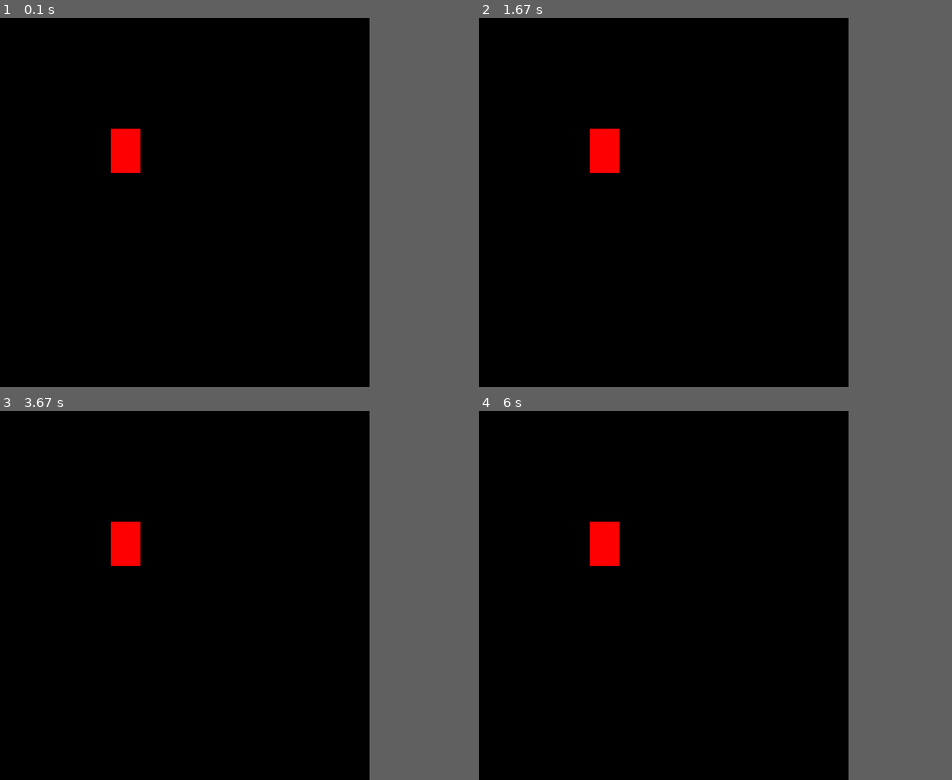
Above: before the commit, frames 1-4 (two rows, left to right).
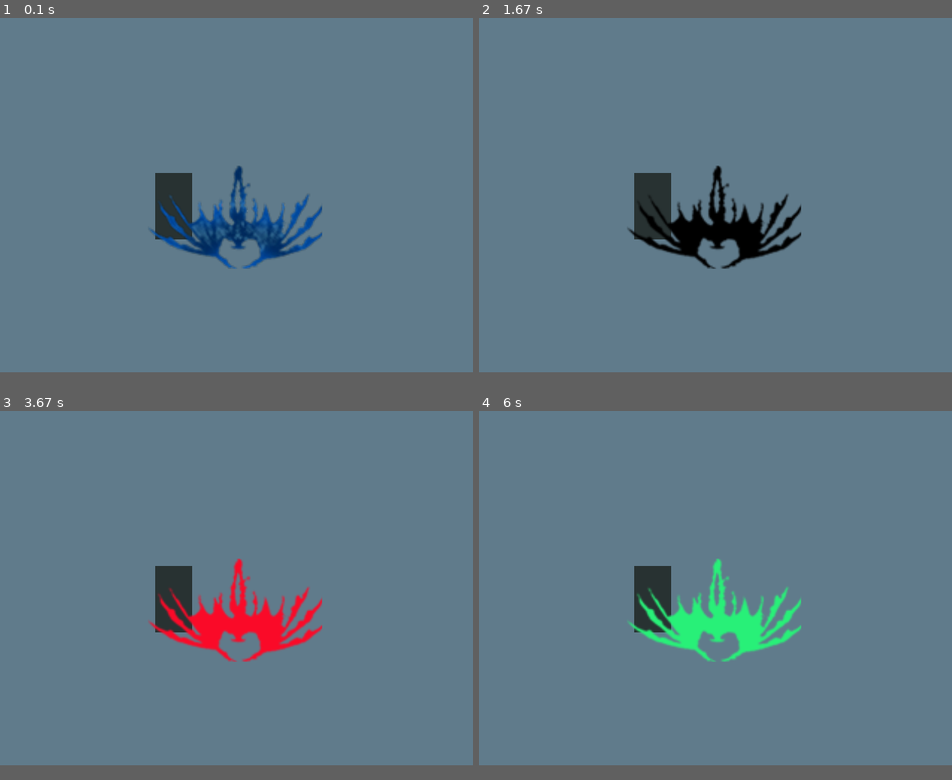
Above: after the commit, the same moments.

Repository: gazapus/GuardianHell---pygame
Game: pygame game, started from jumptest.py
The game is run twice, just before and just after one commit, with the same random seed, the same clock (stepped at 60 frames per second) and the same inputs.
Inputs:
- Up to frame 1 (0.1 s): no input
- Up to frame 2 (1.67 s): tap F at 0.33, 1.07, 1.37 s; tap G at 0.67 s
- Up to frame 3 (3.67 s): hold H 1.83-2.3 s; tap F at 1.9, 2.2 s; tap G at 3.4 s
- Up to frame 4 (6 s): tap G at 4.57, 4.97, 5.27 s; tap F at 4.65 s; tap H at 5.97 s
In our replay, the window is 500x500 before the commit and 640x480 after it. These sizes can differ from the game's own. Grey fills any space a smaller window leaves; there, only what the larger window draws over its background counts as a difference.

The runs differ from the first frame. In frame 1, 75% of the frame differs, in the area x 0-79%, y 0-96%; in frame 2, 73%; in frame 3, 75%; in frame 4, 75%.

Commit message:
keep moving!

Diff:
--- a/DemonFactory.py
+++ b/DemonFactory.py
@@ -2,12 +2,14 @@
 from demon import Demon
 
 class DemonFactory(pygame.sprite.Group):
-     def __init__(self, quantity, demonPathImage, demonFallPathImage, speedX, speedY, lives, maxInterval):
+     def __init__(self, demonsQuantity, demonsInterval, widthScreen, heightScreen,
+               demonPathImage, demonFallPathImage, speedX, speedY, resistance, fallToHit, points):
+
           pygame.sprite.Group.__init__(self)
-          pos_x = 400
-          pos_y = 600
-          for i in range(quantity):
-               demon = Demon((pos_x, pos_y), demonPathImage, demonFallPathImage, [speedX, speedY], lives)
+          pos_x = widthScreen/2    #todos los primeros demonios partiran de la mitad de la coordenada x
+          pos_y = heightScreen + 200    #todos los primeros demonios partiran 200px mas abajos de la cordenada y
+          for i in range(demonsQuantity):
+               demon = Demon((pos_x, pos_y), demonPathImage, demonFallPathImage, speedX, speedY, resistance, fallToHit, points)
                self.add(demon)
-               pos_x = random.randint(round(demon.rect.width/2), 800 - round(demon.rect.width/2))
-               pos_y = random.randint(pos_y, pos_y + maxInterval)
+               pos_x = random.randint(round(demon.rect.width/2), widthScreen - round(demon.rect.width/2))
+               pos_y = random.randint(pos_y, pos_y + demonsInterval)
--- a/TextOnScreen.py
+++ b/TextOnScreen.py
@@ -16,3 +16,8 @@
           self.value += value
           fullText = self.textOriginal + str(self.value)
           self.text = self.font.render(fullText, True, self.color)
+
+     def setValue(self, _value):
+          self.value = _value
+          fullText = self.textOriginal + str(self.value)
+          self.text = self.font.render(fullText, True, self.color)
--- a/demon.py
+++ b/demon.py
@@ -1,29 +1,66 @@
 import pygame
+from threading import Timer
 
 class Demon(pygame.sprite.Sprite):
-     def __init__(self, startingPosition, demonImagePath, demonFallImagePath, speed, resistance):
+     def __init__(self, startingPosition, demonFlyImagePath, demonFallImagePath, speedX, speedY, _resistance, _fallToHit, _points):
           pygame.sprite.Sprite.__init__(self)
-          self.image = pygame.image.load(demonImagePath)
-          self.fallingImage = pygame.image.load(demonFallImagePath)
+          self.flyImage = pygame.image.load(demonFlyImagePath).convert_alpha()   #imagen de vuelo
+          self.image = self.flyImage
+          self.flyImageHit = self.fill(demonFlyImagePath)
+          self.fallingImage = pygame.image.load(demonFallImagePath).convert_alpha()   #imagen de caida
           self.rect = self.image.get_rect()
           self.rect.center = startingPosition
-          self.speed = speed
-          self.resistance = resistance
+          self.originalSpeedX = speedX  #velocidad en el eje x
+          self.originalSpeedY = speedY  #velocidad en el eje y
+          self.speed = [speedX, speedY]
+          self.resistance = _resistance  #cantidad de golpes normales necesarios para morir
+          self.fallToHit = _fallToHit
           self.falling = False
-          self.pointsShot = 10
+          self.points = _points     #cantidad de puntos que otorga al morir
 
      def update(self):
           if(self.rect.left <= 0 or self.rect.right >= 800):
                self.speed[0] = -self.speed[0]
           self.rect.move_ip(self.speed)
 
-     def getAttack(self):
+     def fill(self, imagePath):
+          image = pygame.image.load(imagePath).convert_alpha()
+          w, h = image.get_size()
+          for x in range(w):
+               for y in range(h):
+                    a = image.get_at((x, y))[3]
+                    image.set_at((x, y), pygame.Color(250,250,250,a))
+          return image
+
+     def getAttack(self, hitDamage):
           points = 0
-          if(not self.falling):
-               self.speed[1] = self.speed[1] * 1.5
-               self.speed[1] = - self.speed[1]
-               self.speed[0] = 0
-               self.falling = True
-               self.image = self.fallingImage
-               points = self.pointsShot
+          if(self.resistance > 0 and not self.falling):
+               self.resistance -= hitDamage
+               if(self.resistance <= 0):
+                    self.fall()
+                    points = self.points
+               elif(self.fallToHit):
+                    self.fall()
+                    timerturnBackFly = Timer(1, self.turnBackFly)
+                    timerturnBackFly.start()
+               else:
+                    self.speed[1] = self.originalSpeedY - round(self.originalSpeedY/2)
+                    self.image = self.flyImageHit
+                    delayTimer = Timer(0.1, self.delayByHit)
+                    delayTimer.start()
           return points
+
+     def delayByHit(self):
+          self.speed[1] = self.originalSpeedY
+          self.image = self.flyImage
+
+     def turnBackFly(self):
+          self.falling = False
+          self.speed[1] = self.originalSpeedY
+          self.speed[0] = self.originalSpeedX
+          self.image = self.flyImage
+
+     def fall(self):
+          self.falling = True
+          self.speed = [0, 5]
+          self.image = self.fallingImage
--- /dev/null
+++ b/guardiancopy.py
@@ -0,0 +1,64 @@
+import pygame, time
+from threading import Thread
+from threading import Timer
+
+class Guardian(pygame.sprite.Sprite):
+        def __init__(self, startingPosition, lives):
+                pygame.sprite.Sprite.__init__(self)
+                self.rightImage =  pygame.image.load('guardian-r.png')
+                self.leftImage =  pygame.image.load('guardian-l.png')
+                self.leftAttackImage = pygame.image.load('guardian-l-a.png')
+                self.rightAttackImage = pygame.image.load('guardian-r-a.png')
+                self.image = self.rightImage
+                self.rect = self.image.get_rect()
+                self.rect.center = startingPosition
+                self.lives = lives
+                self.isAttacking = False
+                self.directionRight = False
+                self.isJumping = False
+                self.isResting = False
+                self.jumpCount = 12
+
+        def moveRight(self, max):
+                if(self.rect.right < max):
+                        self.rect.x += 7
+                        self.image = self.rightImage
+                        self.directionRight = True
+
+        def moveLeft(self, min):
+                if(self.rect.left > min):
+                        self.rect.x -= 7
+                        self.image = self.leftImage
+                        self.directionRight = False
+
+        def jump(self):
+                if(not self.isJumping):
+                        self.isJumping = True
+
+        def update(self):
+                if(self.isJumping and not self.isResting):
+                        if self.jumpCount >= -12:
+                                self.rect.y -= (self.jumpCount * abs(self.jumpCount))*0.1
+                                self.jumpCount -= 1
+                        else:
+                                self.jumpCount = 12
+                                self.isJumping = False
+                                self.isResting = True
+                                restTime = Timer(0.2, self.finishBreak)
+                                restTime.start()
+                if(self.isAttacking):
+                        self.image = self.rightAttackImage if self.directionRight else self.leftAttackImage
+                else:
+                        self.image = self.rightImage if self.directionRight else self.leftImage
+
+        def finishBreak(self):
+                self.isResting = False
+
+        def noAttack(self):
+                self.isAttacking = False
+
+        def attack(self):
+                if(not self.isAttacking):
+                        self.isAttacking = True
+                        timeAttack = Timer(0.2, self.noAttack)
+                        timeAttack.start()
--- /dev/null
+++ b/guardiancopy2.py
@@ -0,0 +1,76 @@
+import pygame, time
+from threading import Thread
+from threading import Timer
+
+class Guardian(pygame.sprite.Sprite):
+        def __init__(self, startingPosition, lives, initialPoints):
+                pygame.sprite.Sprite.__init__(self)
+                self.rightImage =  pygame.image.load('guardian-r.png')
+                self.leftImage =  pygame.image.load('guardian-l.png')
+                self.leftAttackImage = pygame.image.load('guardian-l-a.png')
+                self.rightAttackImage = pygame.image.load('guardian-r-a.png')
+                self.image = self.rightImage
+                self.rect = self.image.get_rect()
+                self.rect.center = startingPosition
+                self.lives = lives
+                self.isAttacking = False
+                self.directionRight = False
+                self.isJumping = False
+                self.isResting = False
+                self.jumpCount = 12
+                self.isRestingAttack = False
+                self.damageHit = 1
+                self.points = initialPoints
+
+        def moveRight(self, max):
+                if(self.rect.right < max and not self.isAttacking):
+                        self.rect.x += 7
+                        self.image = self.rightImage
+                        self.directionRight = True
+
+        def moveLeft(self, min):
+                if(self.rect.left > min and not self.isAttacking):
+                        self.rect.x -= 7
+                        self.image = self.leftImage
+                        self.directionRight = False
+
+        def jump(self):
+                if(not self.isJumping):
+                        self.isJumping = True
+
+        def update(self):
+                if(self.isJumping and not self.isResting):
+                        if self.jumpCount >= -12:
+                                self.rect.y -= (self.jumpCount * abs(self.jumpCount))*0.1
+                                self.jumpCount -= 1
+                        else:
+                                self.jumpCount = 12
+                                self.isJumping = False
+                                self.isResting = True
+                                restTime = Timer(0.2, self.finishBreak)
+                                restTime.start()
+                if(self.isAttacking):
+                        self.image = self.rightAttackImage if self.directionRight else self.leftAttackImage
+                else:
+                        self.image = self.rightImage if self.directionRight else self.leftImage
+
+        def finishBreak(self):
+                self.isResting = False
+
+        def finishBreakAttack(self):
+                self.isRestingAttack = False
+
+        def finishAttack(self):
+                self.isAttacking = False
+                self.isRestingAttack = True
+                restTimeAttack = Timer(0.3, self.finishBreakAttack)
+                restTimeAttack.start()
+
+        def attack(self, demonsAttacked):
+                if(not self.isRestingAttack and not self.isAttacking):
+                        self.isAttacking = True
+                        timeAttack = Timer(0.2, self.finishAttack)
+                        timeAttack.start()
+                        if(demonsAttacked):
+                                for demon in demonsAttacked:
+                                        self.points += demon.getAttack(self.damageHit)
--- a/jumptest.py
+++ b/jumptest.py
@@ -1,54 +1,51 @@
-import pygame
-pygame.init()
+import sys
+import pygame as pg
 
-win = pygame.display.set_mode((500,500))
-pygame.display.set_caption("First Game")
 
-x = 150
-y = 150
-width = 40
-height = 60
-vel = 10
+def fill(surface, color):
+    """Fill all pixels of the surface with color, preserve transparency."""
+    w, h = surface.get_size()
+    r, g, b, _ = color
+    for x in range(w):
+        for y in range(h):
+            a = surface.get_at((x, y))[3]
+            surface.set_at((x, y), pg.Color(r, g, b, a))
 
-isJump = False
-jumpCount = 6
 
-run = True
+def main():
+    screen = pg.display.set_mode((640, 480))
+    clock = pg.time.Clock()
 
-while run:
-    pygame.time.delay(60)
+    # Uncomment this for a non-translucent surface.
+    # surface = pg.Surface((100, 150), pg.SRCALPHA)
+    # pg.draw.circle(surface, pg.Color(40, 240, 120), (50, 50), 50)
+    surface = pg.image.load('demon2fall.png').convert_alpha()
+    surface = pg.transform.rotozoom(surface, 0, 2)
 
-    for event in pygame.event.get():
-        if event.type == pygame.QUIT:
-            run = False
+    done = False
 
-    keys = pygame.key.get_pressed()
+    while not done:
+        for event in pg.event.get():
+            if event.type == pg.QUIT:
+                done = True
+            if event.type == pg.KEYDOWN:
+                if event.key == pg.K_f:
+                    fill(surface, pg.Color(0, 0, 0))
+                if event.key == pg.K_g:
+                    fill(surface, pg.Color(250, 10, 40))
+                if event.key == pg.K_h:
+                    fill(surface, pg.Color(40, 240, 120))
 
-    if keys[pygame.K_LEFT] and x > vel:
-        x -= vel
+        screen.fill(pg.Color('lightskyblue4'))
+        pg.draw.rect(screen, pg.Color(40, 50, 50), (210, 210, 50, 90))
+        screen.blit(surface, (200, 200))
 
-    if keys[pygame.K_RIGHT] and x < 500 - vel - width:
-        x += vel
+        pg.display.flip()
+        clock.tick(30)
 
-    if not(isJump):
-        if keys[pygame.K_UP] and y > vel:
-            y -= vel
 
-        if keys[pygame.K_DOWN] and y < 500 - height - vel:
-            y += vel
-
-        if keys[pygame.K_SPACE]:
-            isJump = True
-    else:
-        if jumpCount >= -6:
-            y -= (jumpCount * abs(jumpCount))
-            jumpCount -= 1
-        else:
-            jumpCount = 6
-            isJump = False
-
-    win.fill((0,0,0))
-    pygame.draw.rect(win, (255,0,0), (x, y, width, height))
-    pygame.display.update()
-
-pygame.quit()
+if __name__ == '__main__':
+    pg.init()
+    main()
+    pg.quit()
+    sys.exit()
--- /dev/null
+++ b/jumptest.py.a85ea7fcf08ccb7638b14424b92e8b07.py
@@ -0,0 +1,37 @@
+import pygame, sys
+from pygame.locals import *
+pygame.init()
+
+def load_image(name):
+    image = pygame.image.load(name).convert()
+    return image
+
+def resize(obj, w, h):
+    global scale
+    return pygame.transform.scale(obj, (int(w * scale), int(h * scale)))
+
+
+pink = (255, 0, 160)
+red = (255, 0, 0)
+peach = (255, 118, 95)
+blue = (0, 0, 255)
+blue_1 = (38, 0, 160)
+dark_yellow = (255, 174, 0)
+green = (38, 137, 0)
+orange = (255, 81, 0)
+colour = [pink, red, peach, blue, blue_1, dark_yellow, green, orange, green]
+clock = pygame.time.Clock()
+scale = 4
+screen = pygame.display.set_mode((292 * scale, 240 * scale),0, 32)
+banner = load_image("banner.png") #292x35
+zero = load_image("zero.png") #5x7
+c = 0
+while True:
+    for event in pygame.event.get():
+        if event.type == QUIT:
+            pygame.quit()
+            sys.exit()
+    rgb = colour[c]
+    c = c + 1
+    if c > 7:
+        c = 0
--- /dev/null
+++ b/main2.py
@@ -0,0 +1,74 @@
+import pygame, os, sys, time
+from guardiancopy import Guardian
+from demon import Demon
+from DemonFactory import DemonFactory
+from endingLine import EndingLine
+from TextOnScreen import TextOnScreen
+
+size = width, height = 800, 600
+window = pygame.display.set_mode(size)
+
+def main():
+     pygame.init()
+     #CONFIGURACION DE PANTALLA
+     pygame.display.set_caption("No Escape From Hell")
+     windowIconPath = os.path.join('ico.png')
+     windowIconImage = pygame.image.load(windowIconPath)
+     pygame.display.set_icon(windowIconImage)
+     green = 100,100,100 #tupla
+     #CONFIGURACION DE TIEMPO (FPS)
+     clock = pygame.time.Clock()
+     #CONFIGURACION DE LA LECTURA DEL TECLADO
+     pygame.key.set_repeat(30)       #toma cada 30 ms el teclado
+     #DECLARACION DE OBJETOS (SPRITES)
+     player = Guardian((width/2, 100), 3)
+     df = DemonFactory(30, 'demon.png', 'demonfall.png', 0,-2, 1, 300)
+     df2 = DemonFactory(30, 'demon2.png', 'demon2fall.png', 0,-3, 1, 400)
+     df3 = DemonFactory(30, 'demon3.png', 'demon3fall.png', -3,-3, 1, 500)
+     endingTopLine = EndingLine(width, -50)
+     demonsGoneQuantity = TextOnScreen(100, 20, 15, (0,0,0), "Demons Gone: ", 0)
+     demonsShotQuantity = TextOnScreen(700, 20, 15, (0,0,0), "Demons shot: ", 0)
+     window.blit(endingTopLine.image, endingTopLine.rect)
+     #COMIENZA EL JUEGO
+     while True:
+          clock.tick(60)
+          window.fill(green)
+          for event in pygame.event.get():
+               if event.type == pygame.QUIT:
+                    sys.exit()
+          keysPressed = pygame.key.get_pressed()
+          if(keysPressed[pygame.K_SPACE] and not player.isAttacking):
+               player.attack()
+               demonsAttacked = pygame.sprite.spritecollide(player, df, False)
+               demonsAttacked += pygame.sprite.spritecollide(player, df2, False)
+               demonsAttacked += pygame.sprite.spritecollide(player, df3, False)
+               if(demonsAttacked):
+                    for demon in demonsAttacked:
+                         points = demon.getAttack()
+                         demonsShotQuantity.update(points)
+          if(keysPressed[pygame.K_LEFT]):
+               player.moveLeft(0)
+          if(keysPressed[pygame.K_RIGHT]):
+                    player.moveRight(width)
+          if(keysPressed[pygame.K_UP]):
+               player.jump()
+          player.update()
+          demonsGone = pygame.sprite.spritecollide(endingTopLine, df, True)
+          demonsGone += pygame.sprite.spritecollide(endingTopLine, df2, True)
+          demonsGone += pygame.sprite.spritecollide(endingTopLine, df3, True)
+          demonsGoneQuantity.update(len(demonsGone))
+          window.blit(player.image, player.rect) #recibe la imagen y las coordenadas de su ubicacion(tupla)
+          window.blit(demonsGoneQuantity.text, demonsGoneQuantity.rect)
+          window.blit(demonsShotQuantity.text, demonsShotQuantity.rect)
+          df.draw(window)
+          df2.draw(window)
+          df3.draw(window)
+          df3.update()
+          df2.update()
+          df.update()
+          pygame.display.flip()
+          #OTROS
+
+if __name__ == '__main__':
+    print("hola")
+    main()
--- /dev/null
+++ b/main3.py
@@ -0,0 +1,80 @@
+import pygame, os, sys, time
+from guardiancopy2 import Guardian
+from demon import Demon
+from DemonFactory import DemonFactory
+from endingLine import EndingLine
+from TextOnScreen import TextOnScreen
+
+size = width, height = 800, 600
+window = pygame.display.set_mode(size)
+
+def main():
+     pygame.init()
+     #CONFIGURACION DE PANTALLA
+     pygame.display.set_caption("No Escape From Hell")
+     windowIconPath = os.path.join('ico.png')
+     windowIconImage = pygame.image.load(windowIconPath)
+     pygame.display.set_icon(windowIconImage)
+     green = 100,100,100 #tupla
+     #CONFIGURACION DE TIEMPO (FPS)
+     clock = pygame.time.Clock()
+     #CONFIGURACION DE LA LECTURA DEL TECLADO
+     pygame.key.set_repeat(30)       #toma cada 30 ms el teclado
+     #DECLARACION DE OBJETOS (SPRITES)
+     player = Guardian((width/2, 100), 3, 0)
+     df = DemonFactory(30, 300, width, height, 'demon.png', 'demonfall.png', 0,-2, 2, False, 1)
+     df2 = DemonFactory(30, 400, width, height, 'demon2.png', 'demon2fall.png', 0,-3, 2, True, 2)
+     df3 = DemonFactory(30, 500, width, height, 'demon3.png', 'demon3fall.png', -3,-3, 1, True, 3)
+     endingTopLine = EndingLine(width, -50)
+     window.blit(endingTopLine.image, endingTopLine.rect)
+     demonsGoneQuantity = TextOnScreen(100, 20, 15, (0,0,0), "Demons Gone: ", 0)
+     pointsOnScreen = TextOnScreen(700, 20, 15, (0,0,0), "Points: ", 0)
+     #COMIENZA EL JUEGO
+     while True:
+          clock.tick(60)
+          window.fill(green)
+
+          for event in pygame.event.get():
+               if event.type == pygame.QUIT:
+                    sys.exit()
+          keysPressed = pygame.key.get_pressed()
+
+          if(keysPressed[pygame.K_SPACE]):
+               demonsAttacked = pygame.sprite.spritecollide(player, df, False)
+               demonsAttacked += pygame.sprite.spritecollide(player, df2, False)
+               demonsAttacked += pygame.sprite.spritecollide(player, df3, False)
+               player.attack(demonsAttacked)
+
+          if(keysPressed[pygame.K_LEFT]):
+               player.moveLeft(0)
+
+          if(keysPressed[pygame.K_RIGHT]):
+                    player.moveRight(width)
+
+          if(keysPressed[pygame.K_UP]):
+               player.jump()
+
+          player.update()
+          window.blit(player.image, player.rect)
+
+          demonsGone = pygame.sprite.spritecollide(endingTopLine, df, True)
+          demonsGone += pygame.sprite.spritecollide(endingTopLine, df2, True)
+          demonsGone += pygame.sprite.spritecollide(endingTopLine, df3, True)
+          demonsGoneQuantity.update(len(demonsGone))
+          window.blit(demonsGoneQuantity.text, demonsGoneQuantity.rect)
+
+          pointsOnScreen.setValue(player.points)
+          window.blit(pointsOnScreen.text, pointsOnScreen.rect)
+
+          df.draw(window)
+          df2.draw(window)
+          df3.draw(window)
+          df3.update()
+          df2.update()
+          df.update()
+          pygame.display.flip()
+          #OTROS
+
+if __name__ == '__main__':
+    print("hola")
+    main()
